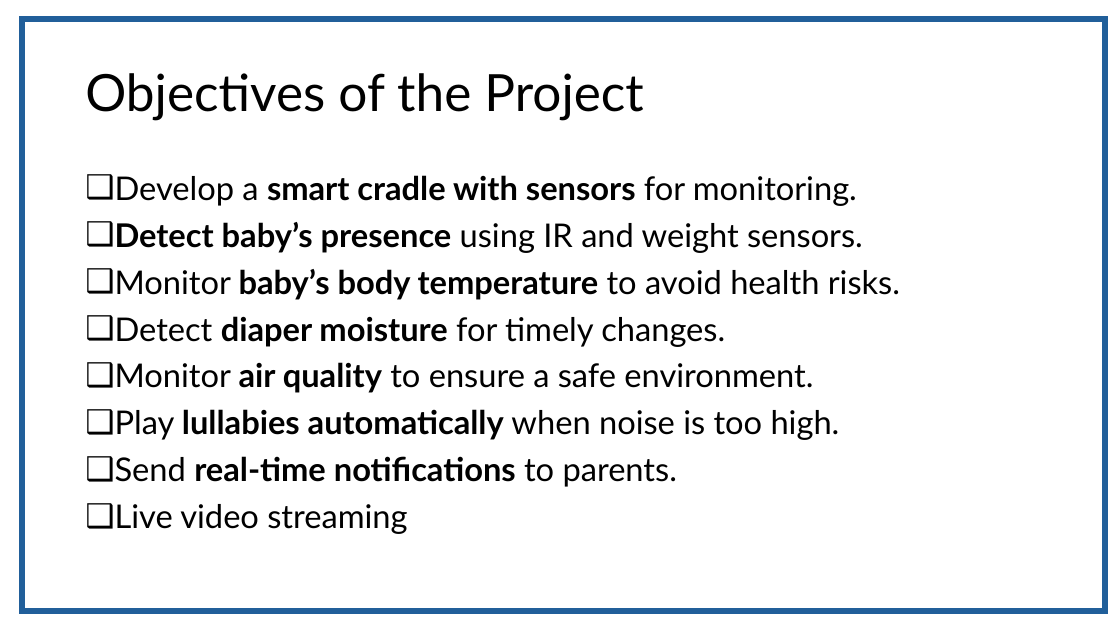
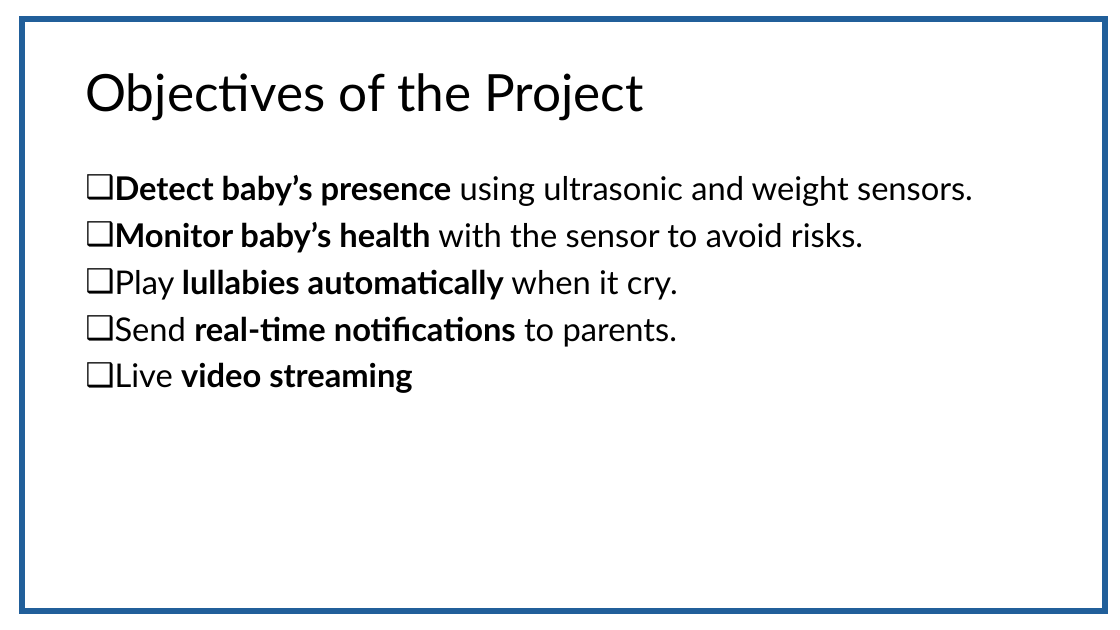
Before and after one commit to fasih124/FYP_203, a slide deck: slide 8 of Requirement/specification/CareNest.pptx. Drawn at 1120x630 pixels with LibreOffice and Linux fonts; fonts in the diff are those of the drawing. Boxes give left, top, right and bottom in pixels: in the first picture for what was removed or moved away, otherwise in the second. Text is boxed around its words. In the diff, an @@ line names an element or a change of style, - is before the commit and + after.

```diff
--- a/Requirement/specification/CareNest.pptx
+++ b/Requirement/specification/CareNest.pptx
@@ text at (x1=115, y1=175, x2=973, y2=300): text changed @@
-❑ Develop a smart cradle with sensors for monitoring.
-❑ Detect baby’s presence using IR and weight sensors.
-❑ Monitor baby’s body temperature to avoid health risks.
-❑ Detect diaper moisture for timely changes.
-❑ Monitor air quality to ensure a safe environment.
-❑ Play lullabies automatically when noise is too high.
+❑ Detect baby’s presence using ultrasonic and weight sensors.
+❑ Monitor baby’s health with the sensor to avoid risks.
+❑ Play lullabies automatically when it cry.
@@ text at (x1=115, y1=362, x2=412, y2=393): bold on in "video streaming" @@
```
Also in this commit, not shown: 1 other slide changed, 2 other files.
